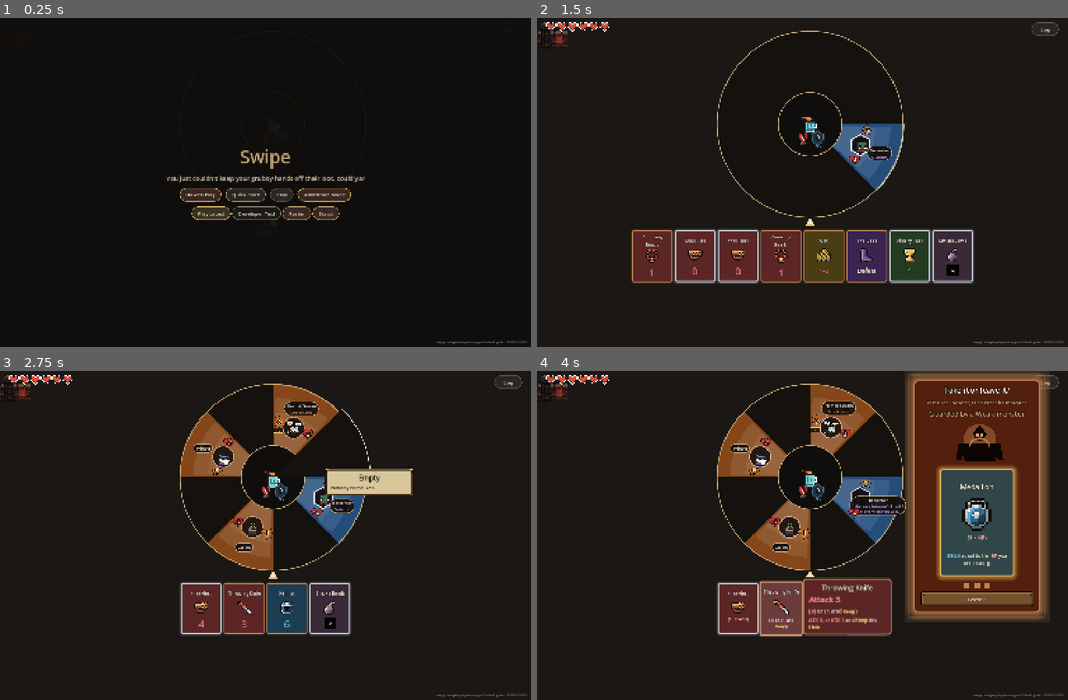
Above: before the commit, frames 1-4 (two rows, left to right).
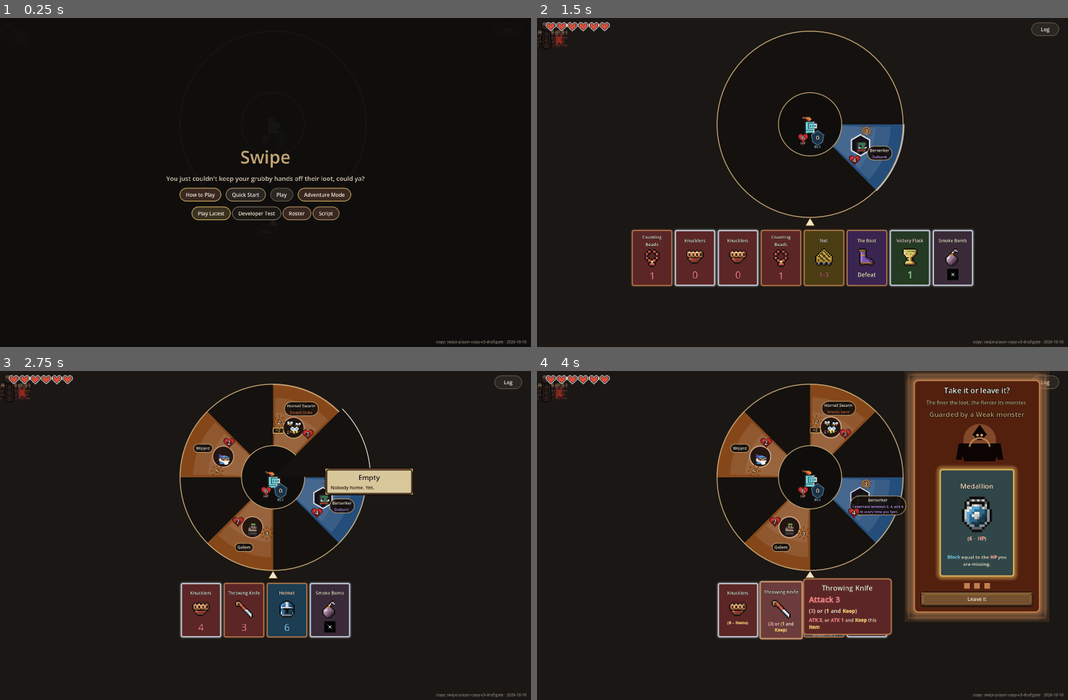
Above: after the commit, the same moments.

Repository: Nathan-Elequin/swipe
Game: Godot game, scene res://scenes/main.tscn
Two runs of this game, one before a commit and one after it. Both use one fixed random seed, a clock stepped at 60 frames per second and the inputs below.
Inputs (mouse positions are in pixels of both pictures, inside the frame that each line leads up to):
- Up to frame 1 (0.25 s): no input
- Up to frame 2 (1.5 s): click "Quick Start" at 0.5 s; click "New" at 1.25 s
- Up to frame 3 (2.75 s): tap Enter (ui_accept) at 2 s; drag from (270, 476) to (318, 463) at 2.02 s
- Up to frame 4 (4 s): drag from (738, 607) to (775, 601) at 2.77 s; move the mouse to (781, 607) at 3.52 s; hold Right (ui_right) from 3.53 s (still down); hold Shift from 3.53 s (still down); click (781, 607) at 3.67 s

The runs differ from the first frame. In frame 1, 1.4% of the frame differs, in the area x 31-100%, y 39-100%; in frame 2, 4.6%; in frame 3, 3.8%; in frame 4, 5.7%, in the area x 0-100%, y 0-100%.

Commit message:
Snap card, roster, and filter sizes to the 16px grid.
Item icons are 64 on the card and 128 in showcase; bucket reveal is 144; roster portraits are 48x64; picker tiles and the echo-bell mark sit on 32/48. Nearest filtering and integer window scale keep those pixels crisp.

Co-authored-by: Cursor <cursoragent@cursor.com>

Diff:
--- a/project.godot
+++ b/project.godot
@@ -26,6 +26,7 @@
 window/size/viewport_height=1040
 window/stretch/mode="canvas_items"
 window/stretch/aspect="expand"
+window/stretch/scale_mode="integer"
 
 [editor_plugins]
 
@@ -42,4 +43,5 @@
 
 renderer/rendering_method="gl_compatibility"
 renderer/rendering_method.mobile="gl_compatibility"
+textures/canvas_textures/default_texture_filter=0
 environment/defaults/default_clear_color=Color(0.102, 0.09, 0.078, 1)
--- a/scripts/bucket_reveal.gd
+++ b/scripts/bucket_reveal.gd
@@ -302,7 +302,7 @@
 	tex_rect.expand_mode = TextureRect.EXPAND_IGNORE_SIZE
 	tex_rect.stretch_mode = TextureRect.STRETCH_KEEP_ASPECT_CENTERED
 	tex_rect.texture_filter = CanvasItem.TEXTURE_FILTER_NEAREST
-	tex_rect.custom_minimum_size = Vector2(148, 148)
+	tex_rect.custom_minimum_size = Vector2(144, 144)
 	tex_rect.mouse_filter = Control.MOUSE_FILTER_IGNORE
 	tex_rect.modulate = Color(0, 0, 0, 1)
 	slot.add_child(tex_rect)
@@ -310,7 +310,7 @@
 	name.text = str(entry.get("name", ""))
 	name.horizontal_alignment = HORIZONTAL_ALIGNMENT_CENTER
 	name.autowrap_mode = TextServer.AUTOWRAP_WORD_SMART
-	name.custom_minimum_size = Vector2(148, 36)
+	name.custom_minimum_size = Vector2(144, 36)
 	name.add_theme_font_size_override("font_size", 15)
 	name.add_theme_color_override("font_color", Color("f4ede3"))
 	name.modulate.a = 0.0
--- a/scripts/item_card.gd
+++ b/scripts/item_card.gd
@@ -123,7 +123,7 @@
 
 	_icon = TextureRect.new()
 	_icon.texture = icon
-	_icon.custom_minimum_size = Vector2(52, 52)
+	_icon.custom_minimum_size = Vector2(64, 64)
 	_icon.texture_filter = TEXTURE_FILTER_NEAREST
 	_icon.expand_mode = TextureRect.EXPAND_IGNORE_SIZE
 	_icon.stretch_mode = TextureRect.STRETCH_KEEP_ASPECT_CENTERED
@@ -270,12 +270,12 @@
 		_echo_mark.stretch_mode = TextureRect.STRETCH_KEEP_ASPECT_CENTERED
 		_echo_mark.mouse_filter = Control.MOUSE_FILTER_IGNORE
 		_echo_mark.texture_filter = TEXTURE_FILTER_NEAREST
-		_echo_mark.custom_minimum_size = Vector2(28, 28)
+		_echo_mark.custom_minimum_size = Vector2(32, 32)
 		_echo_mark.set_anchors_preset(Control.PRESET_TOP_RIGHT)
-		_echo_mark.offset_left = -32
+		_echo_mark.offset_left = -36
 		_echo_mark.offset_top = 4
 		_echo_mark.offset_right = -4
-		_echo_mark.offset_bottom = 32
+		_echo_mark.offset_bottom = 36
 		add_child(_echo_mark)
 	_echo_mark.texture = tex
 	_echo_mark.visible = tex != null
@@ -332,7 +332,7 @@
 		_rank.add_theme_font_size_override("font_size", 15 if on else 12)
 		_rank.custom_minimum_size = Vector2(196 if on else 104, 0)
 	if _icon:
-		_icon.custom_minimum_size = Vector2(120, 120) if on else Vector2(52, 52)
+		_icon.custom_minimum_size = Vector2(128, 128) if on else Vector2(64, 64)
 	if _num_host:
 		_num_host.custom_minimum_size = Vector2(196, 58) if on else Vector2(104, 44)
 	if _num:
--- a/scripts/roster_editor.gd
+++ b/scripts/roster_editor.gd
@@ -38,7 +38,7 @@
 }
 
 const COL_ITEM := [
-	{"key": "art", "label": "", "sub": "", "help": "Portrait. Click to select the row. Double-click opens the deep card sheet.", "w": 52.0, "kind": "art", "group": "identity"},
+	{"key": "art", "label": "", "sub": "", "help": "Portrait. Click to select the row. Double-click opens the deep card sheet.", "w": 48.0, "kind": "art", "group": "identity"},
 	{"key": "name", "label": "Name", "sub": "on the card", "help": "The name printed on the card.", "w": 140.0, "kind": "line", "group": "identity"},
 	{"key": "ability", "label": "Player text", "sub": "sentence on the card", "help": "The sentence the player reads.", "w": 240.0, "kind": "area", "group": "copy"},
 	{"key": "explainer", "label": "Hover math", "sub": "Shift / inspect", "help": "The short equation on hover and Shift.", "w": 180.0, "kind": "area", "group": "copy"},
@@ -59,7 +59,7 @@
 ]
 
 const COL_MONSTER := [
-	{"key": "art", "label": "", "sub": "", "help": "Portrait. Click to select the row. Double-click opens the deep card sheet.", "w": 52.0, "kind": "art", "group": "identity"},
+	{"key": "art", "label": "", "sub": "", "help": "Portrait. Click to select the row. Double-click opens the deep card sheet.", "w": 48.0, "kind": "art", "group": "identity"},
 	{"key": "name", "label": "Name", "sub": "on the wheel", "help": "The name printed on the wheel.", "w": 140.0, "kind": "line", "group": "identity"},
 	{"key": "atk_base", "label": "Attack", "sub": "printed ATK", "help": "The Attack number in play, unless Attack formula is filled.", "w": 78.0, "kind": "line", "group": "combat"},
 	{"key": "hp_base", "label": "HP", "sub": "printed hits", "help": "The HP number in play, unless HP formula is filled.", "w": 78.0, "kind": "line", "group": "combat"},
@@ -1741,12 +1741,12 @@
 	row.mouse_filter = Control.MOUSE_FILTER_IGNORE
 	tile.add_child(row)
 	var stripe := ColorRect.new()
-	stripe.custom_minimum_size = Vector2(10, 44)
+	stripe.custom_minimum_size = Vector2(10, 48)
 	stripe.color = metal
 	stripe.mouse_filter = Control.MOUSE_FILTER_IGNORE
 	row.add_child(stripe)
 	var pic := TextureRect.new()
-	pic.custom_minimum_size = Vector2(44, 44)
+	pic.custom_minimum_size = Vector2(48, 48)
 	pic.texture_filter = TEXTURE_FILTER_NEAREST
 	pic.expand_mode = TextureRect.EXPAND_IGNORE_SIZE
 	pic.stretch_mode = TextureRect.STRETCH_KEEP_ASPECT_CENTERED
